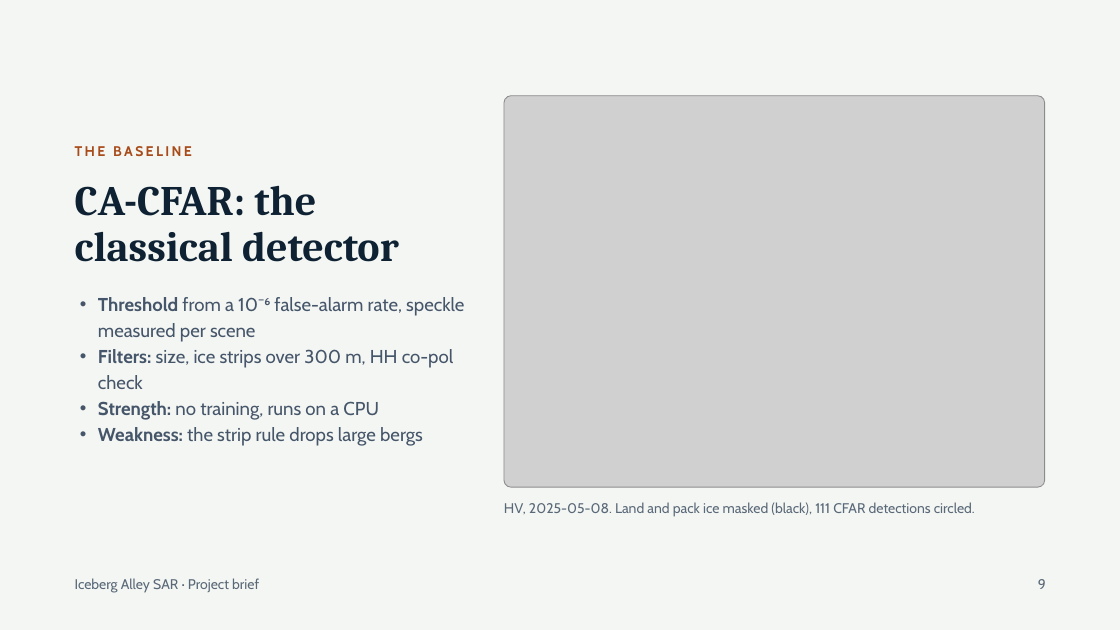
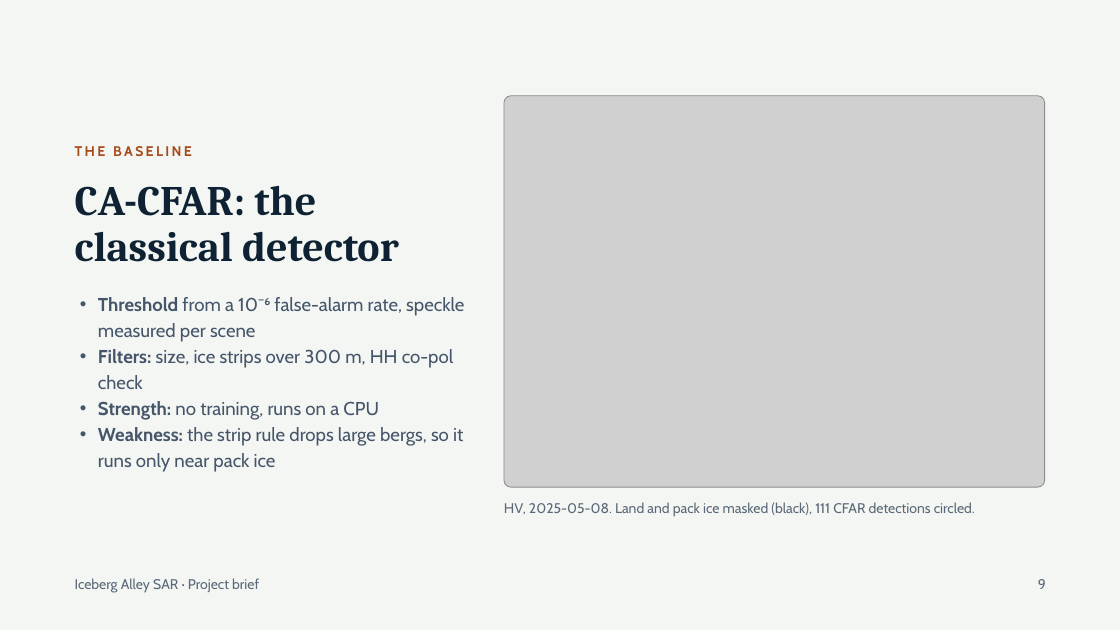
Before and after one commit to natali-kovalski/iceberg-alley-sar, a slide deck: slide 9 of docs/presentation/Iceberg Alley SAR — Project Brief v2.pptx. Drawn at 1120x630 pixels with LibreOffice and Linux fonts; fonts in the diff are those of the drawing; grey boxes stand for pictures. Boxes give left, top, right and bottom in pixels: in the first picture for what was removed or moved away, otherwise in the second. Text is boxed around its words. In the diff, an @@ line names an element or a change of style, - is before the commit and + after.

```diff
--- a/docs/presentation/Iceberg Alley SAR — Project Brief v2.pptx
+++ b/docs/presentation/Iceberg Alley SAR — Project Brief v2.pptx
@@ text at bbox=[98, 427, 463, 472]: text changed @@
-• Weakness: the strip rule drops large bergs
+• Weakness: the strip rule drops large bergs, so it runs only near pack ice
```
Also in this commit, not shown: 2 other slides changed, 48 other files.
